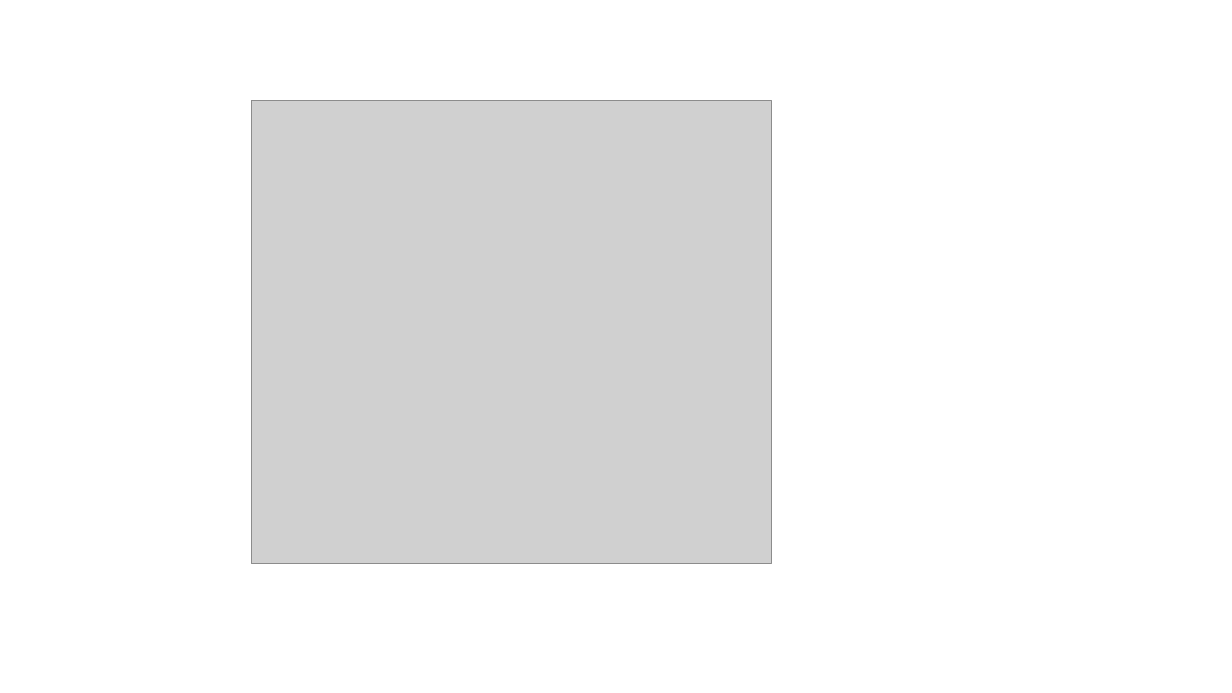
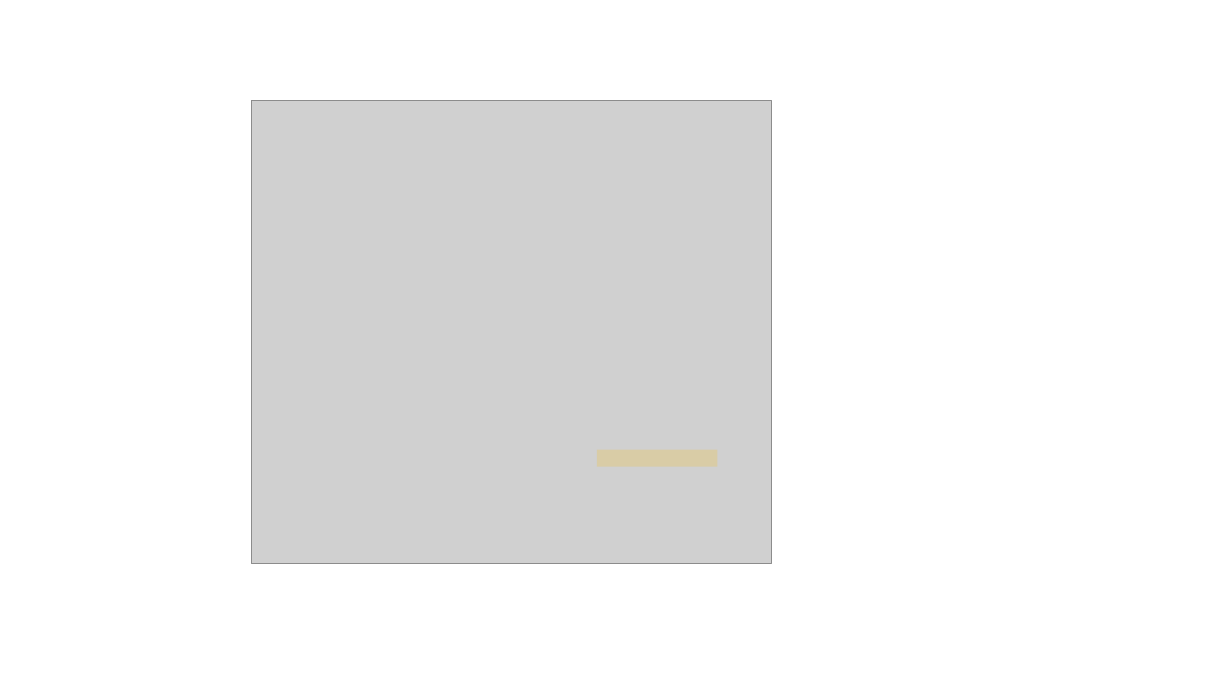
Before and after one commit to KoEonYack/Tistory-Coveant, a slide deck: slide 2 of Article/DevOps/도커설치_기본명령어/img/img.pptx. Drawn at 1232x693 pixels with LibreOffice and Linux fonts; fonts in the diff are those of the drawing; grey boxes stand for pictures. Boxes give left, top, right and bottom in pixels: in the first picture for what was removed or moved away, otherwise in the second. Text is boxed around its words. In the diff, an @@ line names an element or a change of style, - is before the commit and + after.

```diff
--- a/Article/DevOps/도커설치_기본명령어/img/img.pptx
+++ b/Article/DevOps/도커설치_기본명령어/img/img.pptx
@@ rectangle added at (597, 450, 718, 467), fill #FFC000 at 20% opacity @@
```
Also in this commit, not shown: 2 slides added, 2 slides removed, 5 other files.
